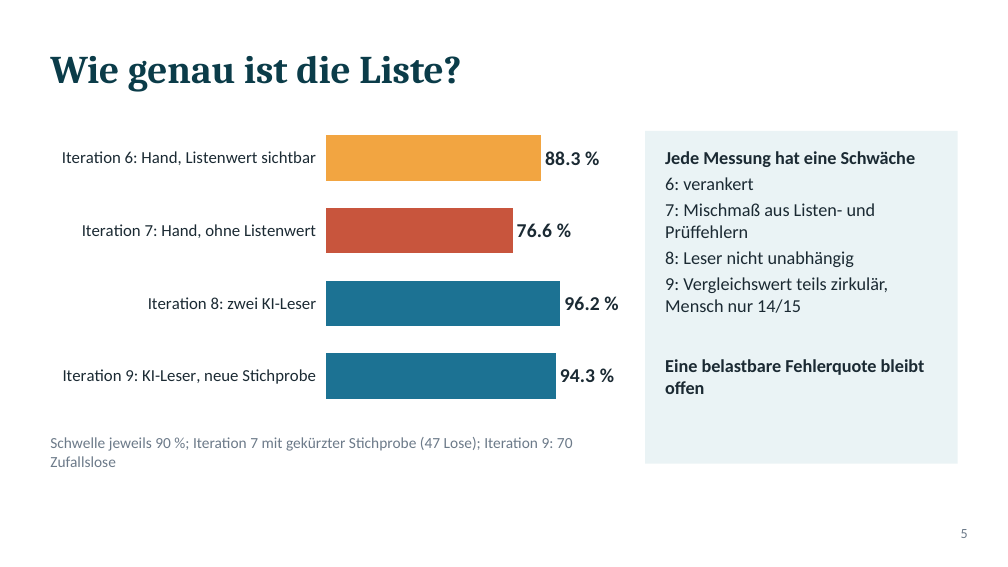
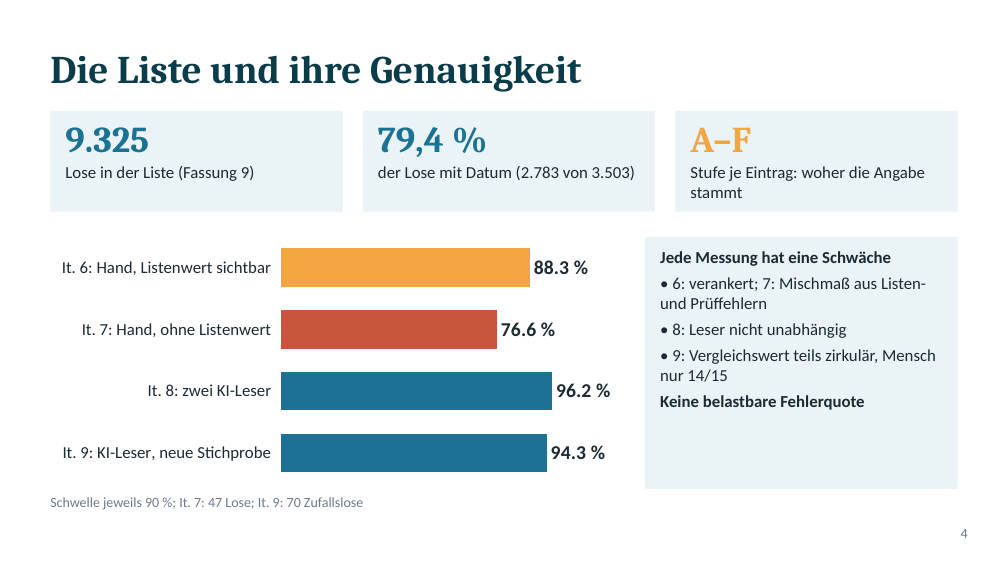
Before and after one commit to ludwigrichthammer9-web/vergabe_radar, a slide deck: slide 4 of docs/vortrag/vortrag_vergabe_radar.pptx (slide 5 before the commit). Drawn at 1008x567 pixels with LibreOffice and Linux fonts; fonts in the diff are those of the drawing. Boxes give left, top, right and bottom in pixels: in the first picture for what was removed or moved away, otherwise in the second. Text is boxed around its words. In the diff, an @@ line names an element or a change of style, - is before the commit and + after.

```diff
--- a/docs/vortrag/vortrag_vergabe_radar.pptx
+++ b/docs/vortrag/vortrag_vergabe_radar.pptx
@@ title at (50, 55, 581, 92): text changed @@
-Wie genau ist die Liste?
+Die Liste und ihre Genauigkeit
@@ rectangle added at (50, 111, 343, 212), fill #EAF3F5 @@
@@ rectangle added at (363, 111, 655, 212), fill #EAF3F5 @@
@@ rectangle added at (675, 111, 958, 212), fill #EAF3F5 @@
@@ text added at (65, 127, 149, 153), 26 pt, text #1C7293, bold @@
+9.325
@@ text added at (378, 127, 444, 157), 26 pt, text #1C7293, bold @@
+79,4 %
@@ text added at (690, 127, 751, 152), 26 pt, text #F2A541, bold @@
+A–F
@@ text added at (65, 166, 255, 181), 12 pt, text #1B2A33 @@
+Lose in der Liste (Fassung 9)
@@ text added at (378, 166, 635, 180), 12 pt, text #1B2A33 @@
+der Lose mit Datum (2.783 von 3.503)
@@ text added at (690, 166, 925, 198), 12 pt, text #1B2A33 @@
+Stufe je Eintrag: woher die Angabe stammt
@@ bar chart at (50, 232, 625, 489) @@
-categories: Iteration 6: Hand, Listenwert sichtbar, Iteration 7: Hand, ohne Listenwert, Iteration 8: zwei KI-Leser, Iteration 9: KI-Leser, neue Stichprobe
+categories: It. 6: Hand, Listenwert sichtbar, It. 7: Hand, ohne Listenwert, It. 8: zwei KI-Leser, It. 9: KI-Leser, neue Stichprobe
@@ bar chart: place and size @@
-bar chart at (50, 116, 625, 418)
+bar chart at (50, 232, 625, 489)
@@ rectangle: place and size @@
-rectangle at (645, 131, 958, 464)
+rectangle at (645, 237, 958, 489)
@@ text at (660, 251, 891, 266): size 13 to 12 pt in "Jede Messung hat eine Schwäche"; more space between paragraphs @@
@@ text "Jede Messung hat eine Schwäche": place and size @@
-text "Jede Messung hat eine Schwäche" at (665, 151, 925, 394)
+text "Jede Messung hat eine Schwäche" at (660, 251, 936, 410)
@@ text at (660, 277, 936, 410): text changed; size 13 to 12 pt @@
-6: verankert
-7: Mischmaß aus Listen- und Prüffehlern
-8: Leser nicht unabhängig
-9: Vergleichswert teils zirkulär, Mensch nur 14/15
-Eine belastbare Fehlerquote bleibt offen
+• 6: verankert; 7: Mischmaß aus Listen- und Prüffehlern
+• 8: Leser nicht unabhängig
+• 9: Vergleichswert teils zirkulär, Mensch nur 14/15
+Keine belastbare Fehlerquote
@@ text at (50, 497, 363, 510): text changed; size 11 to 10 pt @@
-Schwelle jeweils 90 %; Iteration 7 mit gekürzter Stichprobe (47 Lose); Iteration 9: 70 Zufallslose
+Schwelle jeweils 90 %; It. 7: 47 Lose; It. 9: 70 Zufallslose
@@ text at (961, 529, 968, 538): text changed @@
-5
+4
```
Also in this commit, not shown: 7 other slides changed, 3 slides added, 3 slides removed, 1 other file.
